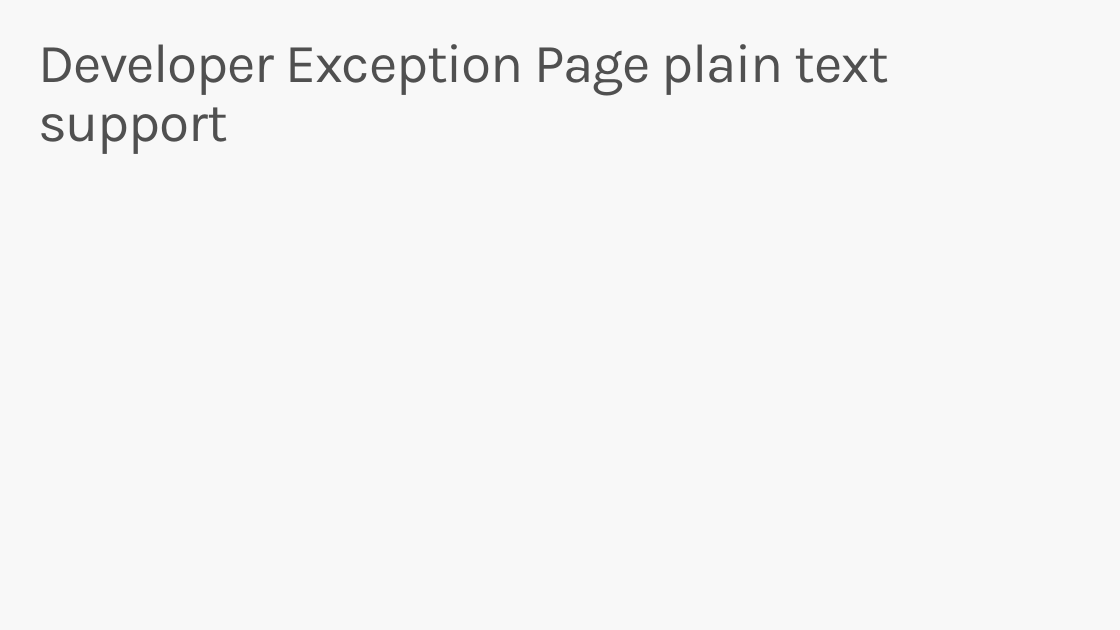
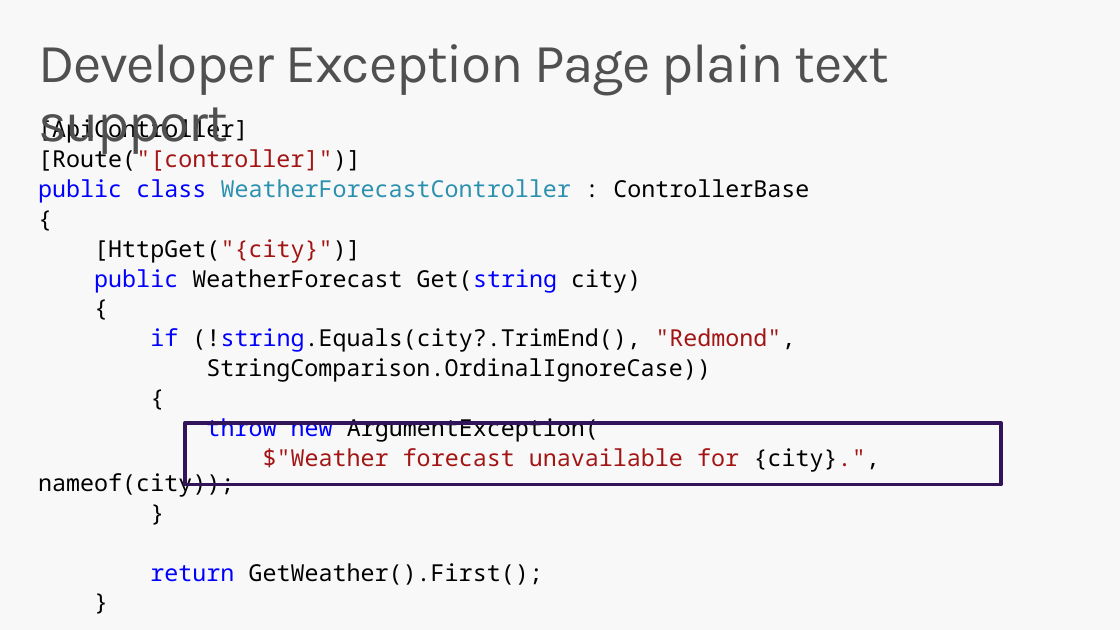
Before and after one commit to scottaddie/slide-decks, a slide deck: slide 12 of Whats New in ASP.NET Core 3.0.pptx. Drawn at 1120x630 pixels with LibreOffice and Linux fonts; fonts in the diff are those of the drawing. Boxes give left, top, right and bottom in pixels: in the first picture for what was removed or moved away, otherwise in the second. Text is boxed around its words. In the diff, an @@ line names an element or a change of style, - is before the commit and + after.

Commit message:
Add Developer Exception Page content

```diff
--- a/Whats New in ASP.NET Core 3.0.pptx
+++ b/Whats New in ASP.NET Core 3.0.pptx
@@ text added at [38, 116, 880, 585], 20 pt, text #000000 @@
+[ApiController]
+[Route("[controller]")]
+public class WeatherForecastController : ControllerBase
+{
+[HttpGet("{city}")]
+public WeatherForecast Get(string city)
+{
+if (!string.Equals(city?.TrimEnd(), "Redmond",
+StringComparison.OrdinalIgnoreCase))
+{
+throw new ArgumentException(
+$"Weather forecast unavailable for {city}.", nameof(city));
+}
+return GetWeather().First();
+}
@@ rectangle added at [185, 423, 1002, 485], outline #32145A 3 pt @@
```
Also in this commit, not shown: 3 other slides changed, 4 slides added.
